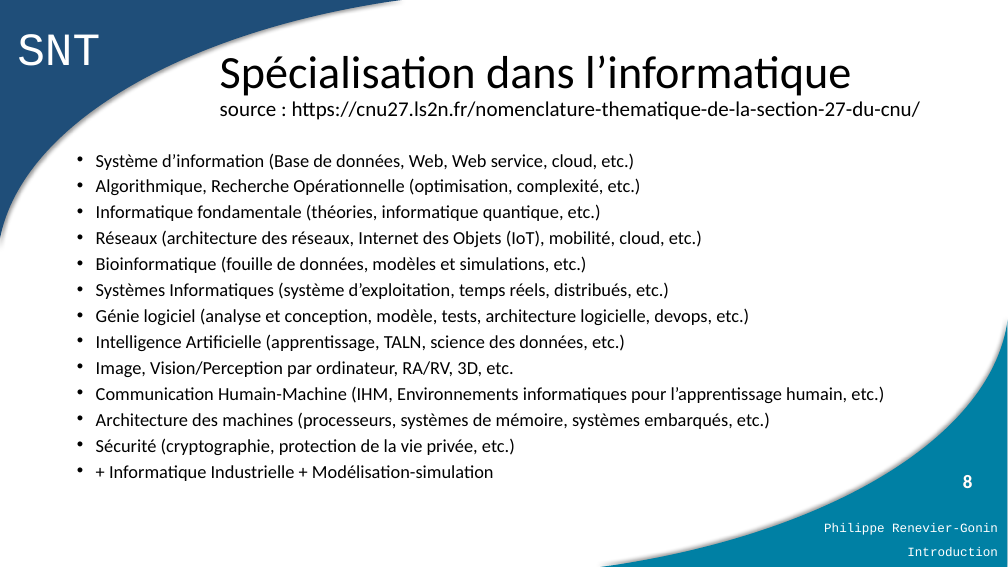
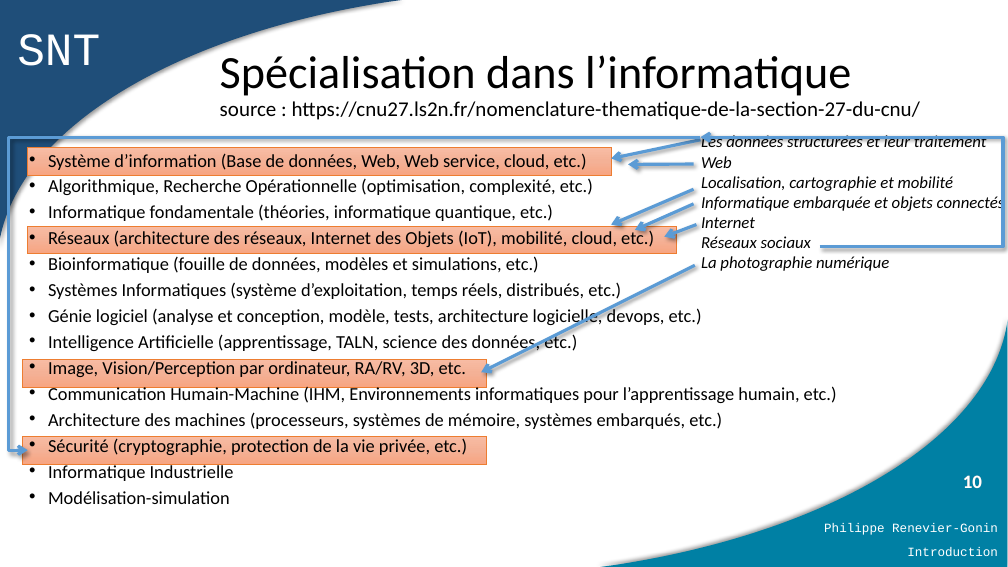
Before and after one commit to PhilippeRenevierGonin/snt, a slide deck: slide 10 of 01_python/cours/01_introduction générale.pptx (slide 8 before the commit). Drawn at 1008x567 pixels with LibreOffice and Linux fonts; fonts in the diff are those of the drawing. Boxes give left, top, right and bottom in pixels: in the first picture for what was removed or moved away, otherwise in the second. Text is boxed around its words. In the diff, an @@ line names an element or a change of style, - is before the commit and + after.

```diff
--- a/01_python/cours/01_introduction générale.pptx
+++ b/01_python/cours/01_introduction générale.pptx
@@ group added at (x1=9, y1=134, x2=1005, y2=450): 6 arrows, 2 elbow arrows, 1 text @@
+Les données structurées et leur traitement
+Web
+Localisation, cartographie et mobilité
+Informatique embarquée et objets connectés
+Internet
+Réseaux sociaux
+La photographie numérique
@@ text "Système d’information (Base de données, ..." moved from (x1=96, y1=153, x2=884, y2=481) to (x1=48, y1=153, x2=837, y2=504) @@
@@ group added at (x1=23, y1=147, x2=677, y2=464): 4 rectangles @@
@@ text at (x1=48, y1=463, x2=234, y2=504): text changed @@
-• + Informatique Industrielle + Modélisation-simulation
+• Informatique Industrielle
+• Modélisation-simulation
@@ page number at (x1=947, y1=451, x2=1008, y2=510): text changed @@
-8
+10
@@ page number at (x1=963, y1=475, x2=982, y2=488): text changed @@
-8
+10
```
Also in this commit, not shown: 1 other slide changed, 3 slides added, 1 slide removed, 16 other files.
